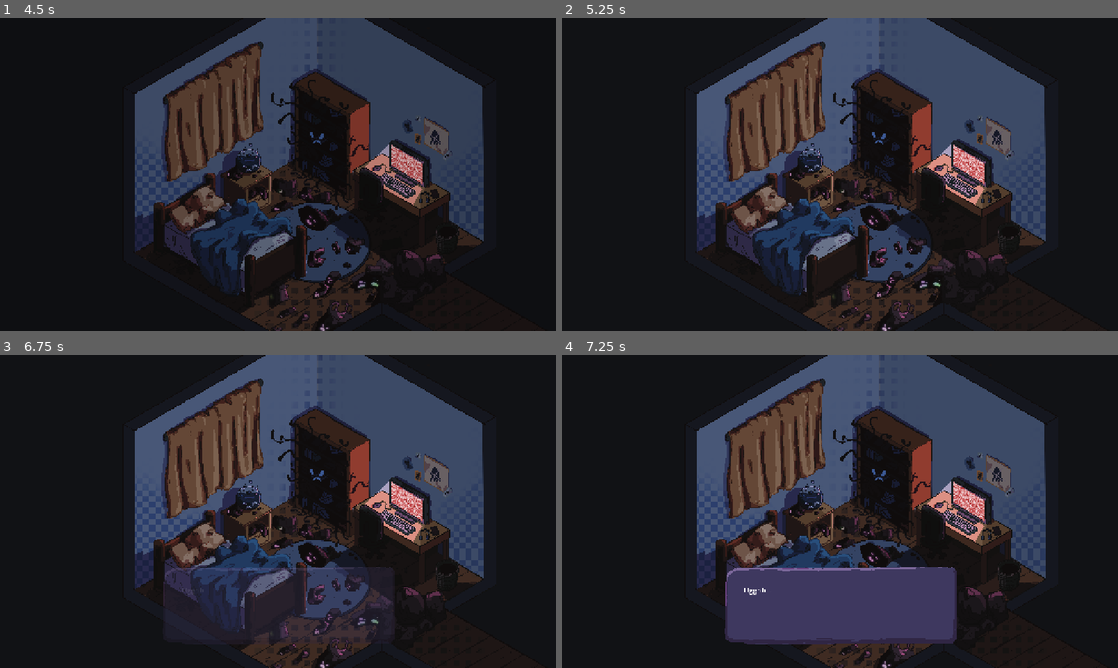
Above: before the commit, frames 1-4 (two rows, left to right).
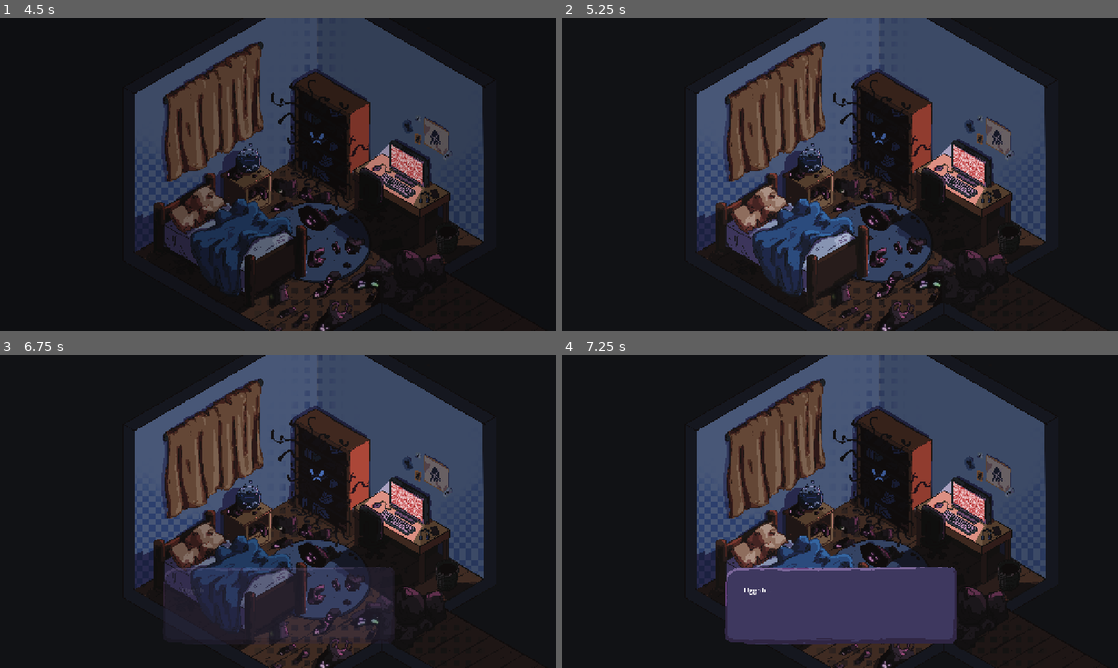
Above: after the commit, the same moments.

Repository: Kevinmru737/TouchingGrass
Game: Godot game, scene res://scenes/game.tscn
Same seed, same stepped clock (60 frames per second), same inputs: the game is played once before the commit and once after it.
Inputs (mouse positions are in pixels of both pictures, inside the frame that each line leads up to):
- Up to frame 1 (4.5 s): tap Enter every 0.75 s from 0.5 to 3.5 s; move the mouse to (400, 158) at 0.52 s; click (400, 158) at 0.6 s; drag from (166, 190) to (250, 237) at 1.27 s; move the mouse to (333, 105) at 2.02 s; click (333, 105) at 2.1 s; drag from (250, 237) to (111, 127) at 2.77 s; move the mouse to (444, 221) at 3.52 s; click (444, 221) at 3.6 s; drag from (250, 161) to (444, 237) at 4.27 s
- Up to frame 2 (5.25 s): tap Space at 5 s; move the mouse to (789, 240) at 5.02 s; click (789, 240) at 5.1 s
- Up to frame 3 (6.75 s): drag from (428, 533) to (166, 527) at 5.77 s; drag from (328, 483) to (227, 577) at 6.52 s
- Up to frame 4 (7.25 s): no input

Frame 1 is identical in both runs. In frame 2, 2.0% of the frame differs, in the area x 28-55%, y 49-89%; in frame 3, 0.6%; in frame 4, 1.1%.

Commit message:
Object hovered now highlights!

Diff:
--- a/scenes/book_minigame.tscn
+++ b/scenes/book_minigame.tscn
@@ -69,11 +69,11 @@
 scale = Vector2(0.66890424, 0.66890424)
 
 [node name="Sprite2D" type="Sprite2D" parent="CanvasLayer/Control/Panel/Bookshelf" unique_id=135437142]
-position = Vector2(328.99994, 10.487122)
-scale = Vector2(0.9710531, 0.997246)
+position = Vector2(31.228874, 9.939779)
+scale = Vector2(0.9957993, 0.997246)
 texture = ExtResource("1_hnm66")
 region_enabled = true
-region_rect = Rect2(648, 0, 1153, 1080)
+region_rect = Rect2(0, 0, 1919, 1080)
 
 [node name="Book1" type="Area2D" parent="CanvasLayer/Control/Panel" unique_id=749841833]
 position = Vector2(-558.00006, -177)
@@ -238,7 +238,7 @@
 shape = SubResource("RectangleShape2D_bu2l8")
 
 [node name="Book10" type="Area2D" parent="CanvasLayer/Control/Panel" unique_id=1053583476]
-position = Vector2(220.00003, 314)
+position = Vector2(202.00003, 314)
 scale = Vector2(0.66890424, 0.66890424)
 script = ExtResource("3_etw1u")
 drop_sound = ExtResource("7_stcna")
@@ -256,7 +256,7 @@
 shape = SubResource("RectangleShape2D_ee0ay")
 
 [node name="Slot1" type="Area2D" parent="CanvasLayer/Control/Panel" unique_id=699524522]
-position = Vector2(439, -4)
+position = Vector2(419, -4)
 script = ExtResource("6_8ccec")
 slot_id = 1
 
@@ -267,7 +267,7 @@
 debug_color = Color(0.89411765, 0.24705882, 0.5254902, 0.41960785)
 
 [node name="Slot2" type="Area2D" parent="CanvasLayer/Control/Panel" unique_id=1292178403]
-position = Vector2(390, -26)
+position = Vector2(370, -26)
 script = ExtResource("6_8ccec")
 slot_id = 2
 
@@ -278,7 +278,7 @@
 debug_color = Color(0.89411765, 0.24705882, 0.5254902, 0.41960785)
 
 [node name="Slot3" type="Area2D" parent="CanvasLayer/Control/Panel" unique_id=613661917]
-position = Vector2(337, -27)
+position = Vector2(317, -27)
 script = ExtResource("6_8ccec")
 slot_id = 3
 
@@ -289,7 +289,7 @@
 debug_color = Color(0.89411765, 0.24705882, 0.5254902, 0.41960785)
 
 [node name="Slot4" type="Area2D" parent="CanvasLayer/Control/Panel" unique_id=862168566]
-position = Vector2(492, 42)
+position = Vector2(472, 42)
 script = ExtResource("6_8ccec")
 slot_id = 4
 
@@ -300,7 +300,7 @@
 debug_color = Color(0.89411765, 0.24705882, 0.5254902, 0.41960785)
 
 [node name="Slot5" type="Area2D" parent="CanvasLayer/Control/Panel" unique_id=508709659]
-position = Vector2(113, 33)
+position = Vector2(93, 33)
 script = ExtResource("6_8ccec")
 slot_id = 5
 
@@ -311,7 +311,7 @@
 debug_color = Color(0.89411765, 0.24705882, 0.5254902, 0.41960785)
 
 [node name="Slot6" type="Area2D" parent="CanvasLayer/Control/Panel" unique_id=297655968]
-position = Vector2(250, -64)
+position = Vector2(230, -64)
 script = ExtResource("6_8ccec")
 slot_id = 6
 
@@ -322,7 +322,7 @@
 debug_color = Color(0.89411765, 0.24705882, 0.5254902, 0.41960785)
 
 [node name="Slot7" type="Area2D" parent="CanvasLayer/Control/Panel" unique_id=2094877926]
-position = Vector2(293, -63)
+position = Vector2(273, -63)
 script = ExtResource("6_8ccec")
 slot_id = 7
 
@@ -333,7 +333,7 @@
 debug_color = Color(0.89411765, 0.24705882, 0.5254902, 0.41960785)
 
 [node name="Slot8" type="Area2D" parent="CanvasLayer/Control/Panel" unique_id=908230084]
-position = Vector2(69, -62)
+position = Vector2(49, -62)
 script = ExtResource("6_8ccec")
 slot_id = 8
 
@@ -344,7 +344,7 @@
 debug_color = Color(0.89411765, 0.24705882, 0.5254902, 0.41960785)
 
 [node name="Slot9" type="Area2D" parent="CanvasLayer/Control/Panel" unique_id=1294438673]
-position = Vector2(167, 87)
+position = Vector2(147, 87)
 script = ExtResource("6_8ccec")
 slot_id = 9
 
@@ -355,7 +355,7 @@
 debug_color = Color(0.89411765, 0.24705882, 0.5254902, 0.41960785)
 
 [node name="Slot10" type="Area2D" parent="CanvasLayer/Control/Panel" unique_id=1165743048]
-position = Vector2(182, 157)
+position = Vector2(162, 157)
 script = ExtResource("6_8ccec")
 slot_id = 10
 
--- a/scripts/interactable.gd
+++ b/scripts/interactable.gd
@@ -32,6 +32,9 @@
 func _on_mouse_entered():
 	HoverManager.on_hovered(self)
 	Input.set_custom_mouse_cursor(cursor, Input.CURSOR_ARROW, Vector2(0, 0))
+	if not bright_sprite.visible:
+		var tween = create_tween()
+		tween.tween_property(dark_sprite, "modulate", Color(1.3, 1.3, 1.3, 1.0), 0.1)
 	#var tween = create_tween()
 	#tween.tween_property(backglow, "modulate:a", 1.0, 0.3)
 	# Optional: scale up for radiating effect
@@ -41,6 +44,9 @@
 func _on_mouse_exited():
 	HoverManager.on_unhovered(self)
 	Input.set_custom_mouse_cursor(null)
+	if not bright_sprite.visible:
+		var tween = create_tween()
+		tween.tween_property(dark_sprite, "modulate", Color(1.0, 1.0, 1.0, 1.0), 0.1)
 	#var tween = create_tween()
 	#tween.tween_property(backglow, "modulate:a", 0.0, 0.3)
 	#tween.parallel().tween_property(backglow, "scale", Vector2(1.0, 1.0), 0.3)
